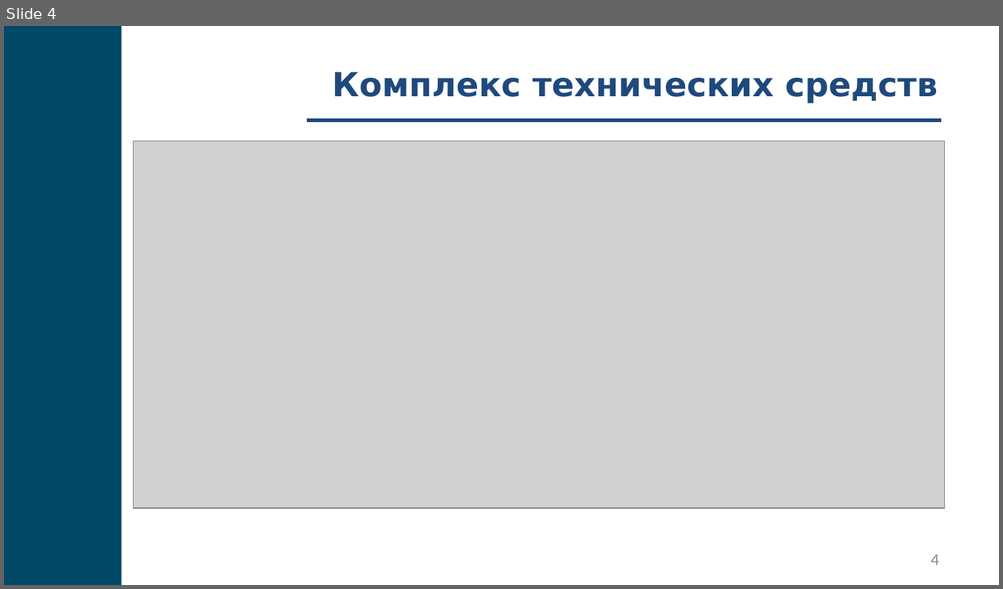
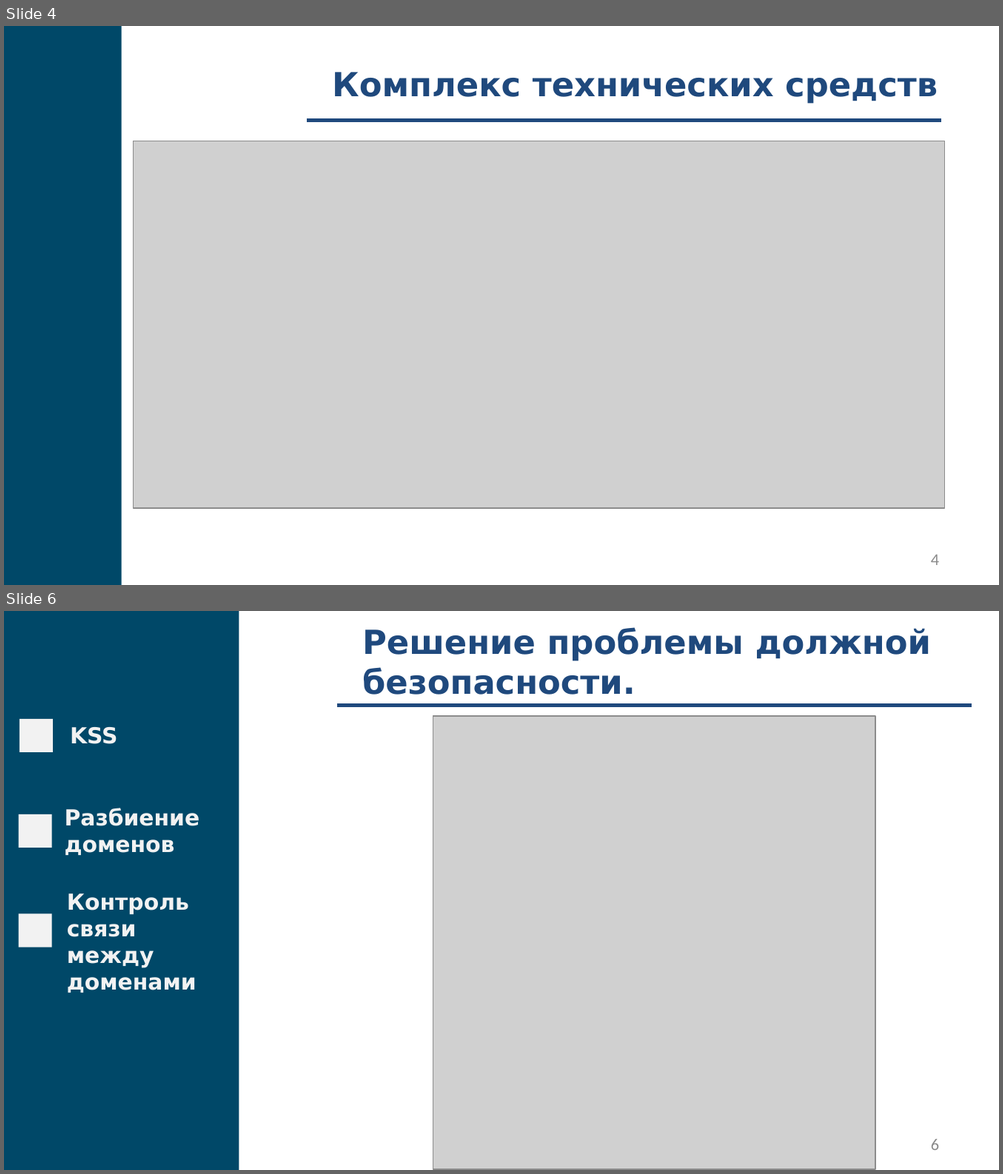
Before and after one commit to fanglores/Gagarin-2022, a slide deck: doc/Presentation.pptx. Shown one above the other, each under a label of ours: slide 4 before the commit, slides 4 and 6 after it; the slides between them are not shown. The pictures are 1003x589 and 1003x1174 pixels, drawn with LibreOffice and Linux fonts; fonts in the diff are those of the drawing; grey boxes stand for pictures. Boxes give left, top, right and bottom in pixels: in the first picture for what was removed or moved away, otherwise in the second. Text is boxed around its words. In the diff, an @@ line names an element or a change of style, - is before the commit and + after.

```diff
--- a/doc/Presentation.pptx
+++ b/doc/Presentation.pptx
@@ slide 6 added at (4,611,999,1170), background #FFFFFF @@
@@ rectangle added at (4,611,239,1170), fill #004868 @@
@@ text added at (362,627,930,695), 24 pt, text #1F497D, bold @@
+Решение проблемы должной безопасности.
@@ line added from (337, 706) to (970, 706), #1F497D 2.25 pt @@
@@ picture added at (432,716,875,1170) @@
@@ group added at (19,718,200,948): 3 rectangles, 2 texts @@
+KSS
+Разбиение доменов
@@ text added at (67,894,196,993), 16 pt, text #F2F2F2, bold @@
+Контроль связи между доменами
@@ page number added at (930,1139,939,1150), 12 pt, text #8C8C8C @@
+6
```
Also in this commit, not shown: 5 slides changed.
